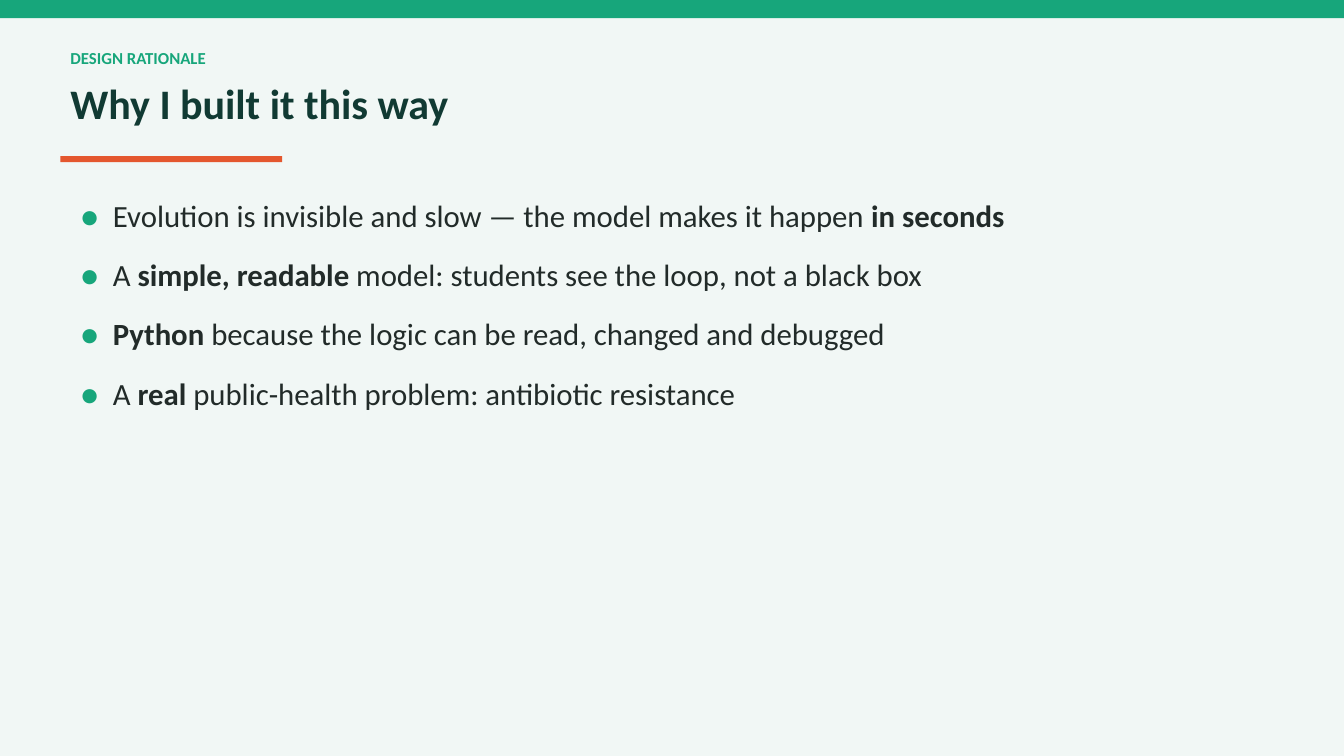
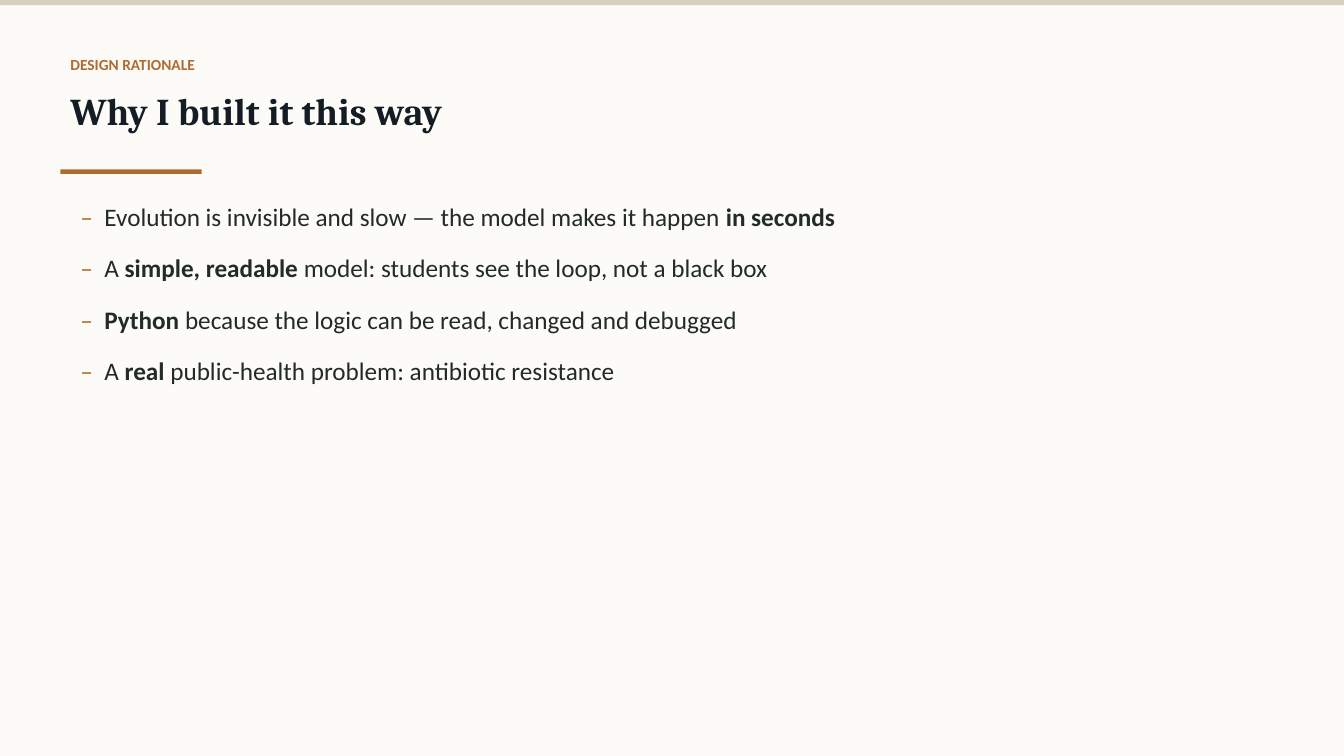
Before and after one commit to felixxxxx11/antibiotic-resistance-sim, a slide deck: slide 4 of INT6064 Individual Module - Slides - WUPENGHUI.pptx. Drawn at 1344x756 pixels with LibreOffice and Linux fonts; fonts in the diff are those of the drawing. Boxes give left, top, right and bottom in pixels: in the first picture for what was removed or moved away, otherwise in the second. Text is boxed around its words. In the diff, an @@ line names an element or a change of style, - is before the commit and + after.

Commit message:
Restyle deck (warm academic palette) and unify document text colors

```diff
--- a/INT6064 Individual Module - Slides - WUPENGHUI.pptx
+++ b/INT6064 Individual Module - Slides - WUPENGHUI.pptx
@@ rectangle at (x1=0, y1=0, x2=1344, y2=756): fill #F1F7F5 to #FCFBF7 @@
@@ rectangle resized from (x1=0, y1=0, x2=1344, y2=18) to (x1=0, y1=0, x2=1344, y2=5) @@
@@ rectangle at (x1=0, y1=0, x2=1344, y2=5): fill #17A67B to #D8CFC2 @@
@@ text "DESIGN RATIONALE" moved from (x1=70, y1=53, x2=206, y2=64) to (x1=70, y1=60, x2=195, y2=70) @@
@@ text "DESIGN RATIONALE" at (x1=70, y1=60, x2=195, y2=70): size 12 to 11 pt, text colour #17A67B to #B06A2E; more space between paragraphs @@
@@ text "Why I built it this ..." moved from (x1=70, y1=89, x2=449, y2=126) to (x1=70, y1=98, x2=442, y2=134) @@
@@ text "Why I built it this ..." at (x1=70, y1=98, x2=442, y2=134): size 30 to 27 pt, font Calibri to Cambria, text colour #113A33 to #141D25 @@
@@ rectangle resized from (x1=60, y1=156, x2=282, y2=162) to (x1=60, y1=169, x2=202, y2=173) @@
@@ rectangle at (x1=60, y1=169, x2=202, y2=173): fill #E4572E to #B06A2E @@
@@ text at (x1=104, y1=208, x2=835, y2=384): text changed; size 22 to 18 pt @@
-● Evolution is invisible and slow — the model makes it happen in seconds
-● A simple, readable model: students see the loop, not a black box
-● Python because the logic can be read, changed and debugged
-● A real public-health problem: antibiotic resistance
+– Evolution is invisible and slow — the model makes it happen in seconds
+– A simple, readable model: students see the loop, not a black box
+– Python because the logic can be read, changed and debugged
+– A real public-health problem: antibiotic resistance
```
Also in this commit, not shown: 12 other slides changed, 6 other files.
